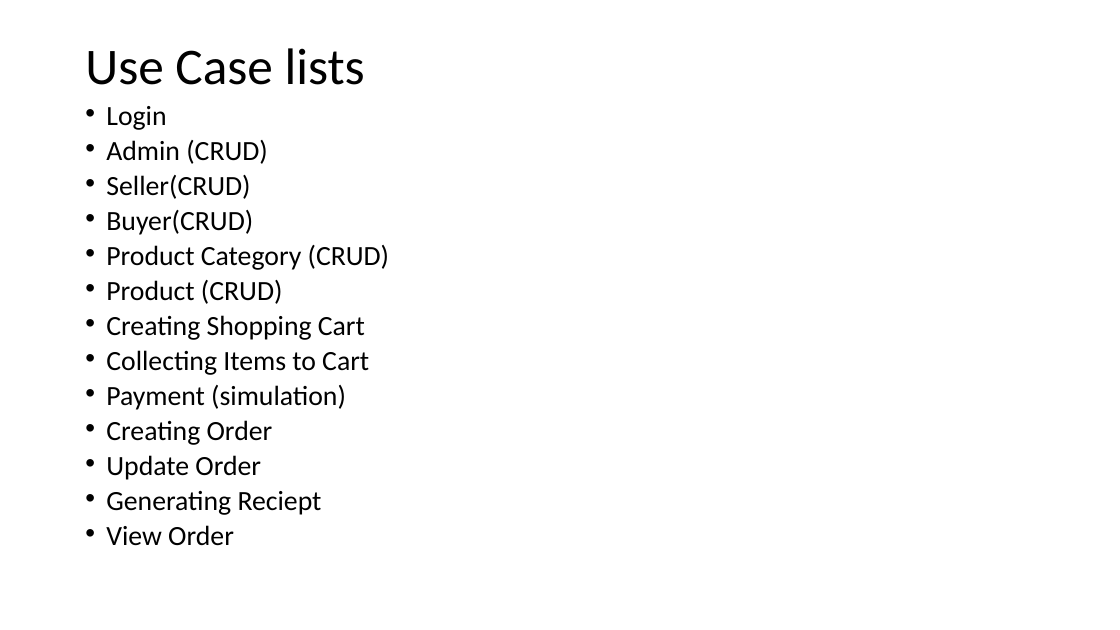
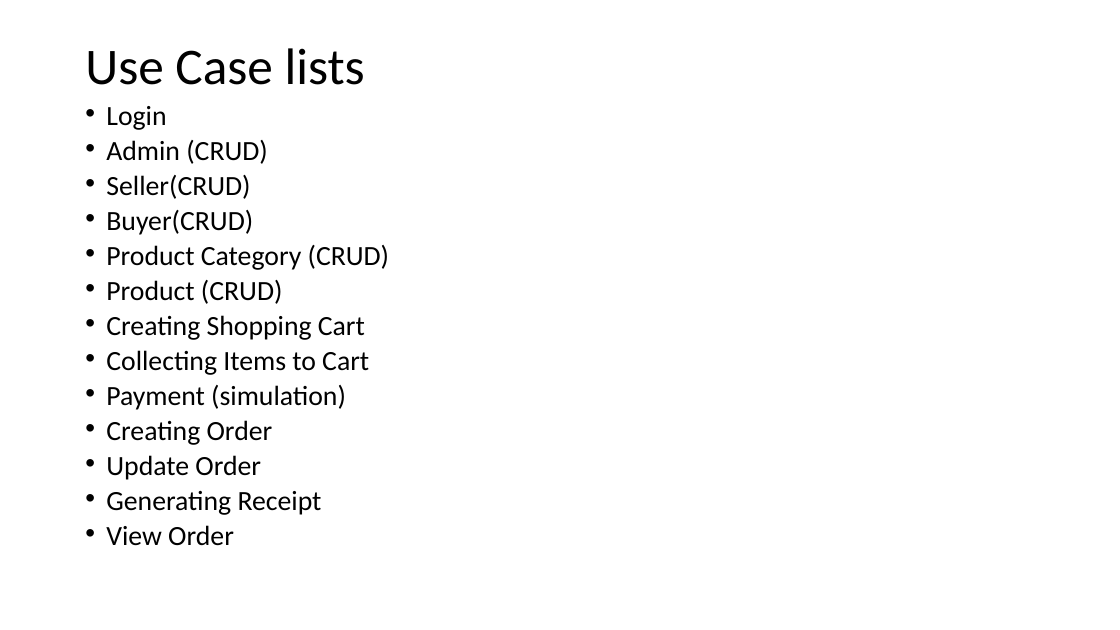
Before and after one commit to Ghebrehiywet/eShopper, a slide deck: slide 5 of docs/Presentation/eShopper Presentation.pptx. Drawn at 1120x630 pixels with LibreOffice and Linux fonts; fonts in the diff are those of the drawing. Boxes give left, top, right and bottom in pixels: in the first picture for what was removed or moved away, otherwise in the second. Text is boxed around its words. In the diff, an @@ line names an element or a change of style, - is before the commit and + after.

```diff
--- a/docs/Presentation/eShopper Presentation.pptx
+++ b/docs/Presentation/eShopper Presentation.pptx
@@ text at box(106, 491, 322, 515): text changed @@
-• Generating Reciept
+• Generating Receipt
```
Also in this commit, not shown: 3 other slides changed, 6 slides added, 8 other files.
